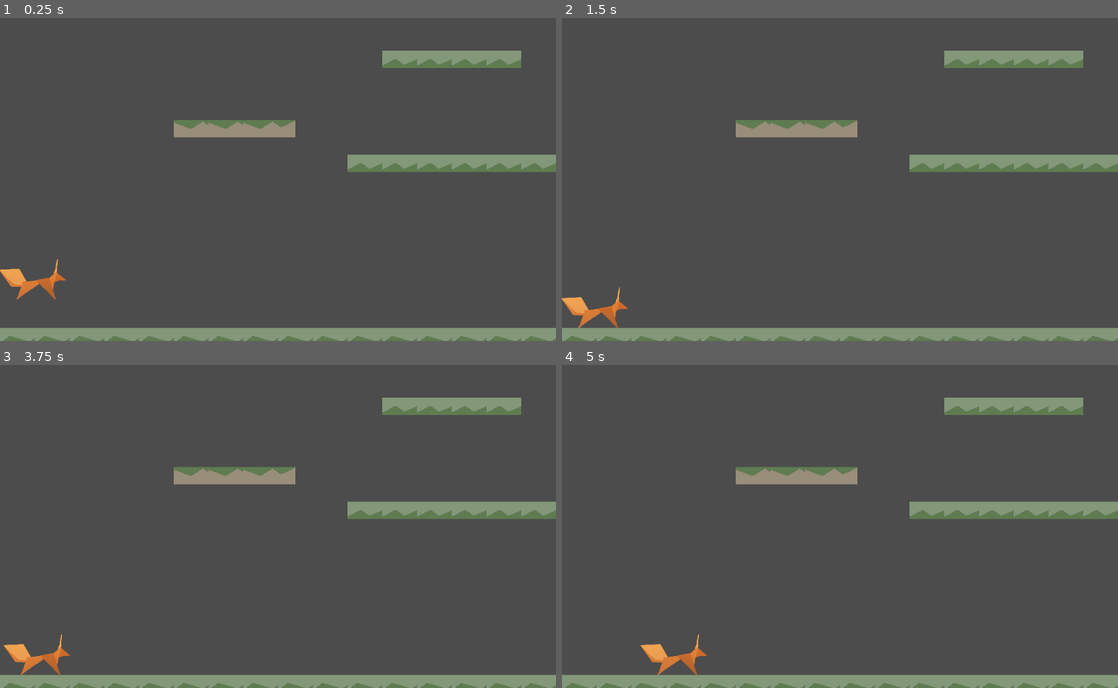
Above: before the commit, frames 1-4 (two rows, left to right).
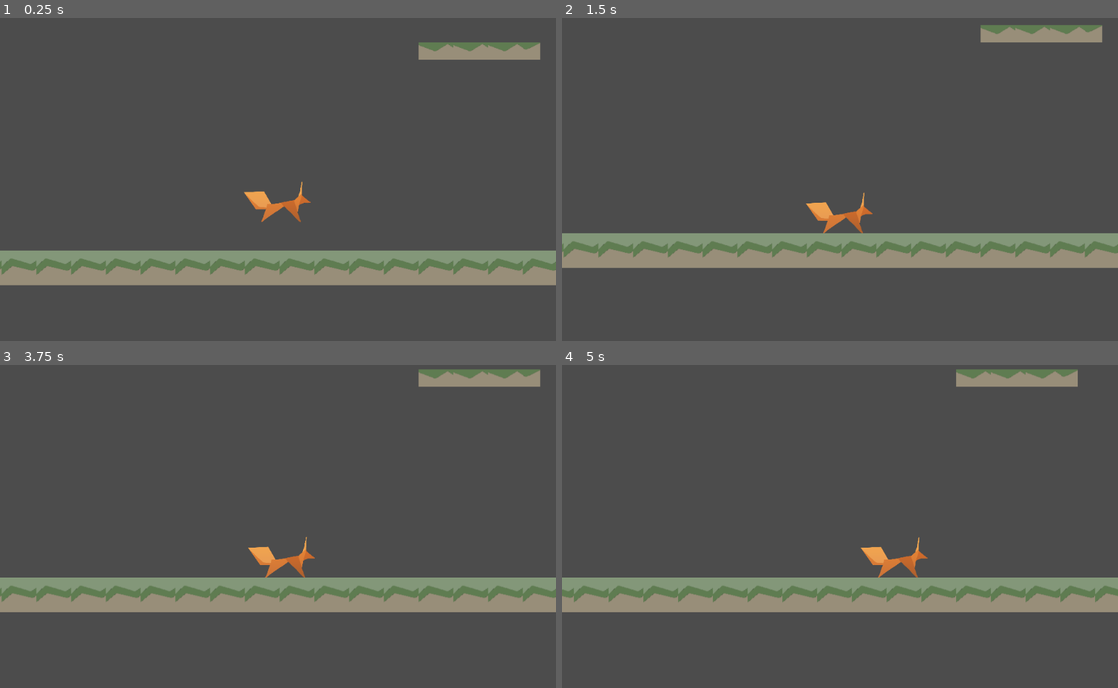
Above: after the commit, the same moments.

Repository: yeetables/Gami
Game: Godot game, scene res://Scenes/World.tscn
The game is run twice, just before and just after one commit, with the same random seed, the same clock (stepped at 60 frames per second) and the same inputs.
Inputs (mouse positions are in pixels of both pictures, inside the frame that each line leads up to):
- Up to frame 1 (0.25 s): no input
- Up to frame 2 (1.5 s): move the mouse to (962, 163) at 0.52 s; hold 1 0.53-1.28 s; click (962, 163) at 0.67 s; tap Enter at 1.25 s; move the mouse to (728, 195) at 1.27 s; tap 1 at 1.35 s; click (728, 195) at 1.42 s
- Up to frame 3 (3.75 s): tap Space at 2, 3.5 s; move the mouse to (333, 455) at 2.02 s; hold 2 2.03-2.78 s; click (333, 455) at 2.17 s; tap 1 at 2.3, 3.05 s; tap Enter at 2.75 s; move the mouse to (250, 591) at 2.77 s; tap 3 at 2.85 s; click (250, 591) at 2.92 s; move the mouse to (444, 574) at 3.52 s; hold L from 3.53 s (still down); click (444, 574) at 3.67 s
- Up to frame 4 (5 s): tap 1 at 3.8, 4.55 s; move the mouse to (673, 478) at 4.27 s; release L at 4.28 s; tap J at 4.35 s; click (673, 478) at 4.42 s

The runs differ from the first frame. In frame 1, 20% of the frame differs, in the area x 0-100%, y 7-100%; in frame 2, 21%, in the area x 0-100%, y 2-100%; in frame 3, 21%; in frame 4, 21%.

Commit message:
Last second fixes and stuff.

Diff:
--- a/src/Scenes/World.tscn
+++ b/src/Scenes/World.tscn
@@ -19,6 +19,31 @@
 collision/safe_margin = 0.08
 script = ExtResource( 2 )
 
+[node name="Camera2D" type="Camera2D" parent="Camera" index="0"]
+
+anchor_mode = 1
+rotating = false
+current = true
+zoom = Vector2( 1, 1 )
+limit_left = -10000000
+limit_top = -10000000
+limit_right = 10000000
+limit_bottom = 10000000
+limit_smoothed = false
+drag_margin_h_enabled = true
+drag_margin_v_enabled = true
+smoothing_enabled = false
+smoothing_speed = 5.0
+offset_v = 0.0
+offset_h = 0.0
+drag_margin_left = 0.2
+drag_margin_top = 0.2
+drag_margin_right = 0.2
+drag_margin_bottom = 0.2
+editor_draw_screen = true
+editor_draw_limits = false
+editor_draw_drag_margin = false
+
 [node name="TileMap" type="TileMap" parent="." index="2"]
 
 mode = 0
--- a/src/Scripts/CameraMan.gd
+++ b/src/Scripts/CameraMan.gd
@@ -5,7 +5,7 @@
 # var b = "textvar"
 var velocity = Vector2()
 var target = Vector2()
-var speed = 300
+var speed = 500
 
 func _ready():
 	# Called when the node is added to the scene for the first time.
--- a/src/Scripts/Player.gd
+++ b/src/Scripts/Player.gd
@@ -5,14 +5,14 @@
 var velocity = Vector2()
 var xspeed = 0
 
-var jforce = 300
+var jforce = 450
 var yspeed = 0
 const UP = Vector2(0,-1)
 
 func _physics_process(delta):
     if Input.is_key_pressed(KEY_1):
         MAX_SPEED = 500
-        jforce = 300
+        jforce = 450
         ACC = 6
         print("1st gear")
     elif Input.is_key_pressed(KEY_2):
